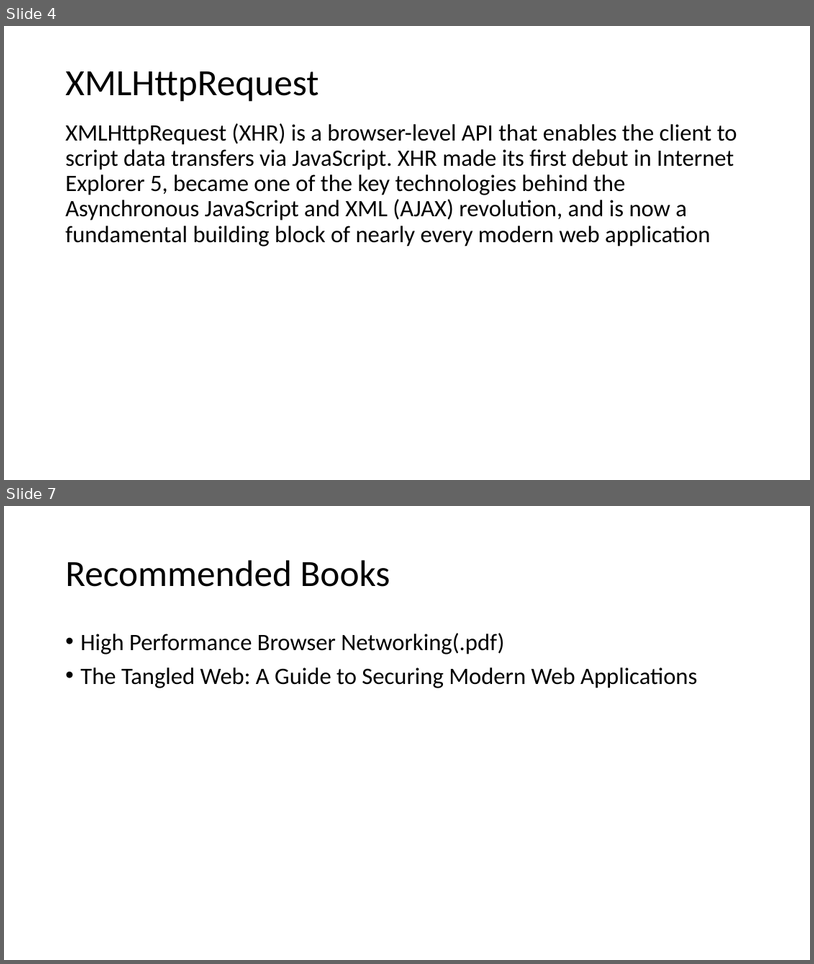
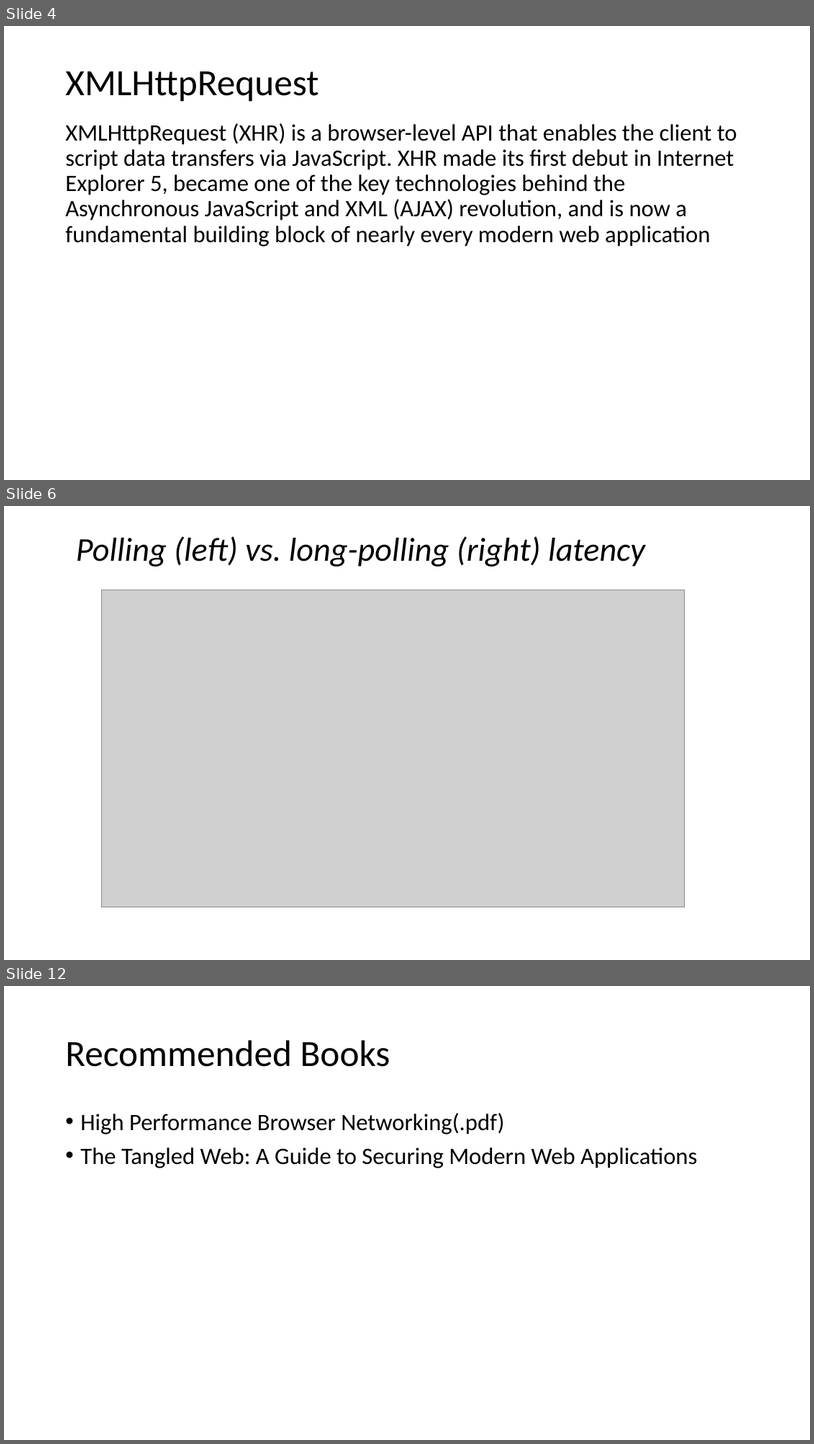
Before and after one commit to nkxiaochuan/BrowserNetworking, a slide deck: src/main/webapp/browser_networking.pptx. Shown one above the other, each under a label of ours: slides 4 and 7 before the commit, slides 4, 6 and 12 after it; the slides between them are not shown. The pictures are 814x964 and 814x1444 pixels, drawn with LibreOffice and Linux fonts; fonts in the diff are those of the drawing; grey boxes stand for pictures. Boxes give left, top, right and bottom in pixels: in the first picture for what was removed or moved away, otherwise in the second. Text is boxed around its words. In the diff, an @@ line names an element or a change of style, - is before the commit and + after.

```diff
--- a/src/main/webapp/browser_networking.pptx
+++ b/src/main/webapp/browser_networking.pptx
@@ slide 6 added at <box>4,506,810,960</box>, background #FFFFFF @@
@@ title added at <box>76,536,646,566</box>, 39.6 pt, text #000000, italic @@
+Polling (left) vs. long-polling (right) latency
@@ picture added at <box>102,590,685,906</box> @@
@@ what was slide 7 is now slide 12 @@
```
Also in this commit, not shown: 1 slide changed, 5 other slides added, 1 slide removed.
